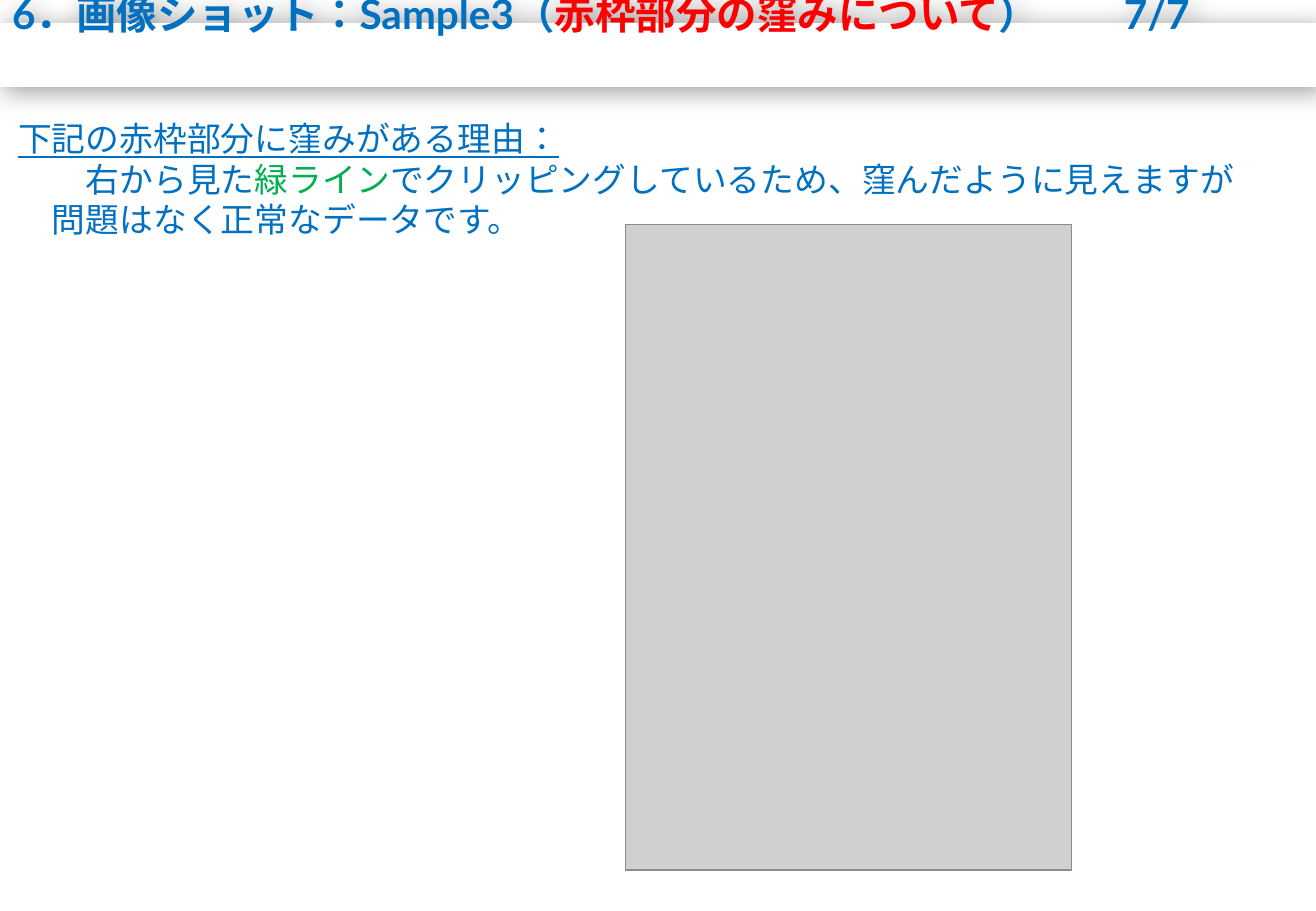
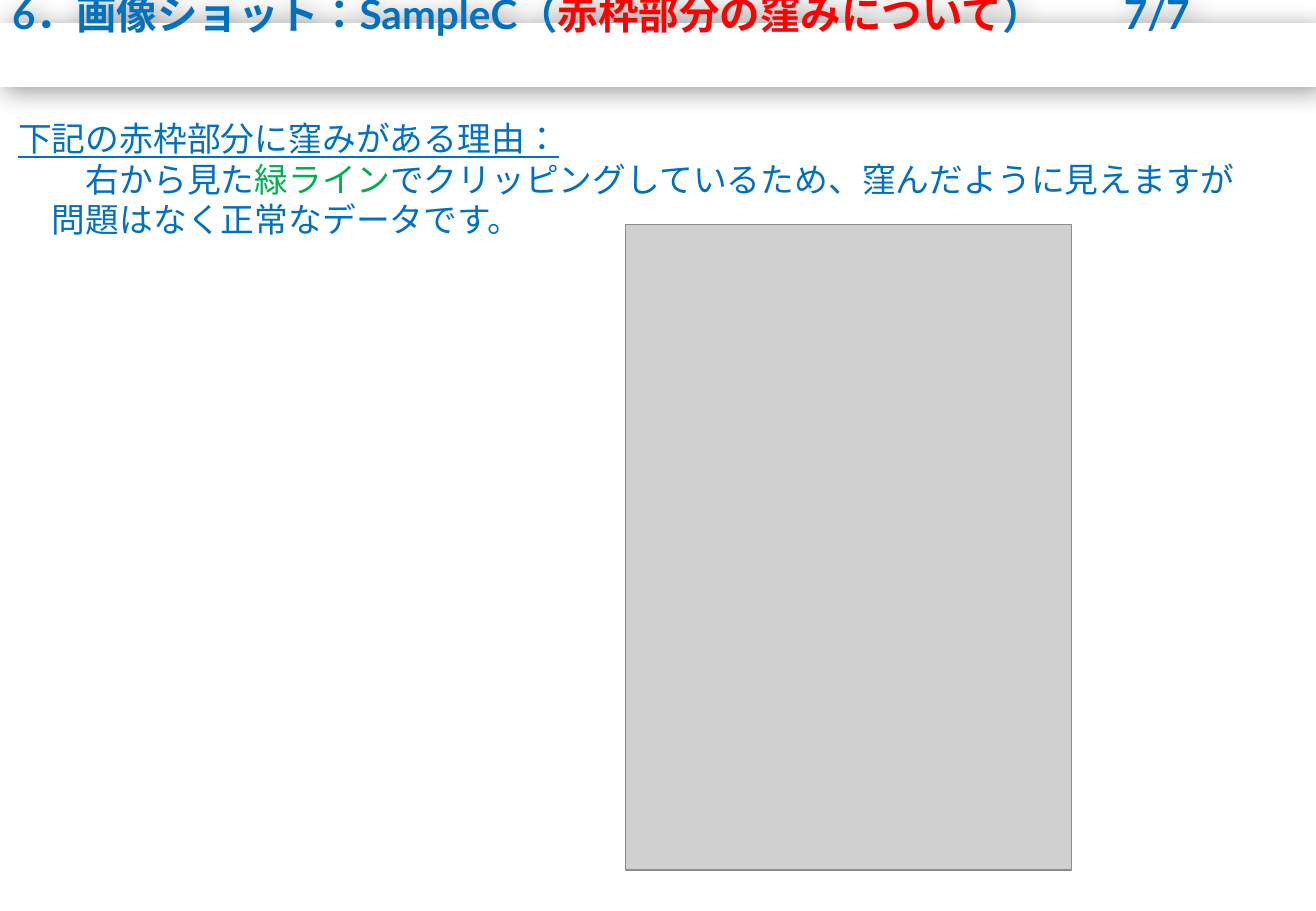
Before and after one commit to ichi123x/make_new_report, a slide deck: slide 14 of 新規_撮影報告書.pptx. Drawn at 1316x911 pixels with LibreOffice and Linux fonts; fonts in the diff are those of the drawing; grey boxes stand for pictures; background and template pictures are left out. Boxes give left, top, right and bottom in pixels: in the first picture for what was removed or moved away, otherwise in the second. Text is boxed around its words. In the diff, an @@ line names an element or a change of style, - is before the commit and + after.

```diff
--- a/新規_撮影報告書.pptx
+++ b/新規_撮影報告書.pptx
@@ title at (x1=12, y1=0, x2=1042, y2=36): text changed @@
-6．画像ショット：Sample3（赤枠部分の窪みについて） 7/7
+6．画像ショット：SampleC（赤枠部分の窪みについて） 7/7
```
Also in this commit, not shown: 10 other slides changed, 3 other files.
